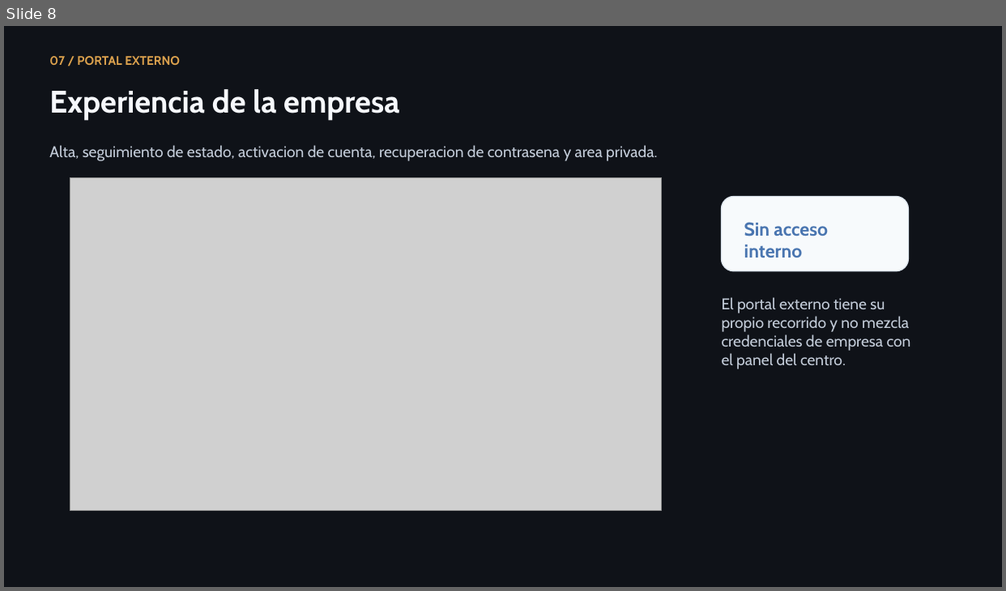
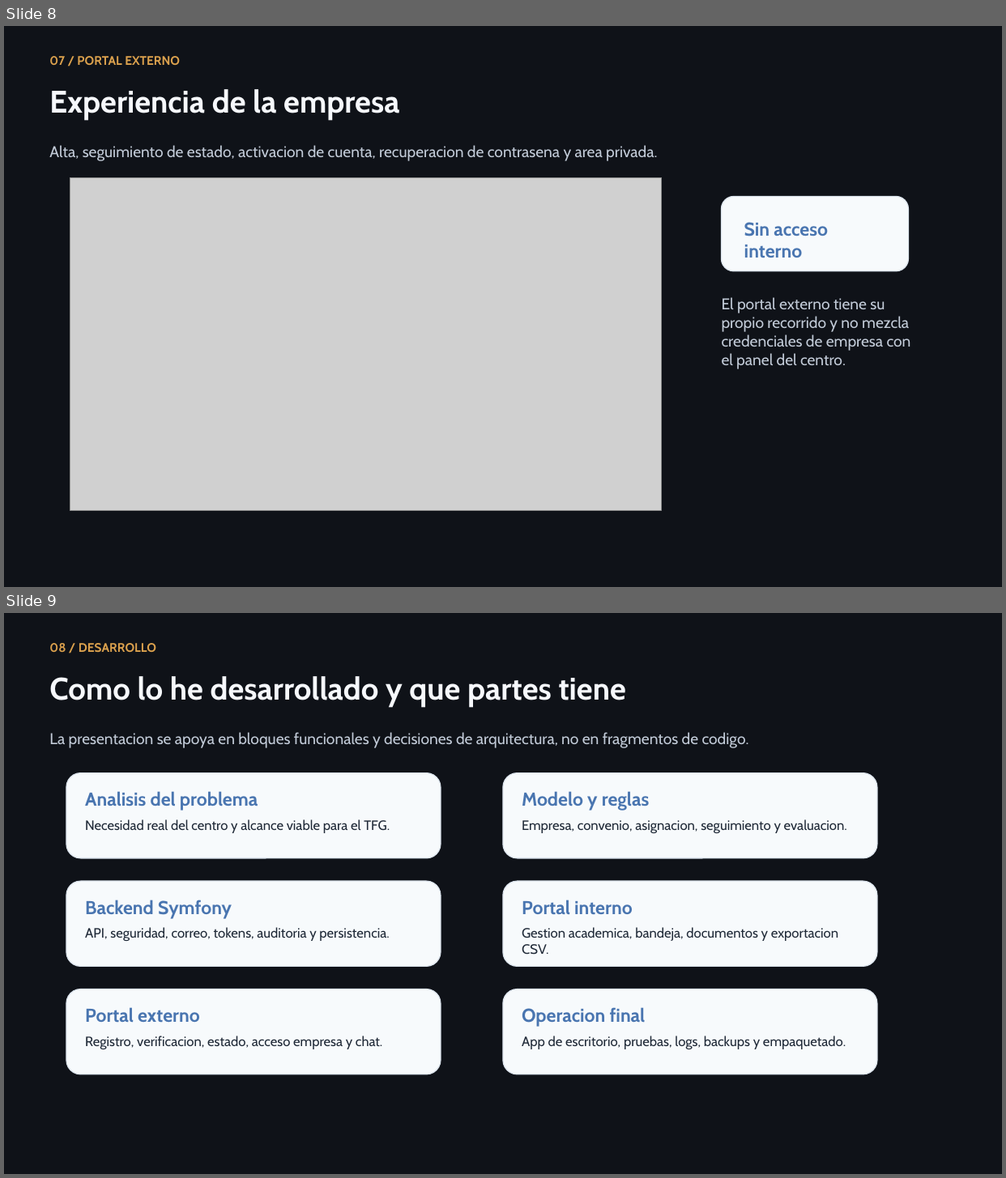
Before and after one commit to lmendez861/TFG-Agora, a slide deck: docs/presentacion-defensa-final.pptx. Shown one above the other, each under a label of ours: slide 8 before the commit, slides 8 and 9 after it. The pictures are 1006x591 and 1006x1178 pixels, drawn with LibreOffice and Linux fonts; fonts in the diff are those of the drawing; grey boxes stand for pictures. Boxes give left, top, right and bottom in pixels: in the first picture for what was removed or moved away, otherwise in the second. Text is boxed around its words. In the diff, an @@ line names an element or a change of style, - is before the commit and + after.

```diff
--- a/docs/presentacion-defensa-final.pptx
+++ b/docs/presentacion-defensa-final.pptx
@@ slide 9 added at (x1=4, y1=613, x2=1002, y2=1174), background #0F1218 @@
@@ text added at (x1=49, y1=643, x2=156, y2=652), 12 pt, text #DBA14D, bold @@
+08 / DESARROLLO
@@ text added at (x1=49, y1=676, x2=626, y2=708), 30 pt, text #F6F8FC, bold @@
+Como lo he desarrollado y que partes tiene
@@ text added at (x1=49, y1=732, x2=749, y2=748), 15 pt, text #C2CBD8 @@
+La presentacion se apoya en bloques funcionales y decisiones de arquitectura, no en fragmentos de codigo.
@@ rounded rectangle added at (x1=66, y1=773, x2=441, y2=858), fill #F7FAFC, outline #DDE5EE 1 pt @@
@@ rounded rectangle added at (x1=503, y1=773, x2=878, y2=858), fill #F7FAFC, outline #DDE5EE 1 pt @@
@@ text added at (x1=85, y1=791, x2=258, y2=811), 18 pt, text #4975B0, bold @@
+Analisis del problema
@@ text added at (x1=522, y1=791, x2=650, y2=811), 18 pt, text #4975B0, bold @@
+Modelo y reglas
@@ text added at (x1=85, y1=820, x2=390, y2=833), 13 pt, text #1F2937 @@
+Necesidad real del centro y alcance viable para el TFG.
@@ text added at (x1=522, y1=820, x2=847, y2=833), 13 pt, text #1F2937 @@
+Empresa, convenio, asignacion, seguimiento y evaluacion.
@@ rounded rectangle added at (x1=66, y1=881, x2=441, y2=966), fill #F7FAFC, outline #DDE5EE 1 pt @@
@@ text added at (x1=85, y1=900, x2=232, y2=919), 18 pt, text #4975B0, bold @@
+Backend Symfony
@@ rounded rectangle added at (x1=503, y1=881, x2=878, y2=966), fill #F7FAFC, outline #DDE5EE 1 pt @@
@@ text added at (x1=522, y1=900, x2=633, y2=915), 18 pt, text #4975B0, bold @@
+Portal interno
@@ text added at (x1=85, y1=927, x2=389, y2=941), 13 pt, text #1F2937 @@
+API, seguridad, correo, tokens, auditoria y persistencia.
@@ text added at (x1=522, y1=927, x2=838, y2=955), 13 pt, text #1F2937 @@
+Gestion academica, bandeja, documentos y exportacion CSV.
@@ rounded rectangle added at (x1=66, y1=990, x2=441, y2=1075), fill #F7FAFC, outline #DDE5EE 1 pt @@
@@ rounded rectangle added at (x1=503, y1=990, x2=878, y2=1075), fill #F7FAFC, outline #DDE5EE 1 pt @@
@@ text added at (x1=85, y1=1007, x2=200, y2=1023), 18 pt, text #4975B0, bold @@
+Portal externo
@@ text added at (x1=522, y1=1007, x2=646, y2=1027), 18 pt, text #4975B0, bold @@
+Operacion final
@@ text added at (x1=85, y1=1036, x2=382, y2=1050), 13 pt, text #1F2937 @@
+Registro, verificacion, estado, acceso empresa y chat.
@@ text added at (x1=522, y1=1036, x2=846, y2=1050), 13 pt, text #1F2937 @@
+App de escritorio, pruebas, logs, backups y empaquetado.
```
Also in this commit, not shown: 4 slides changed, 7 other slides added, 7 slides removed, 20 other files.
